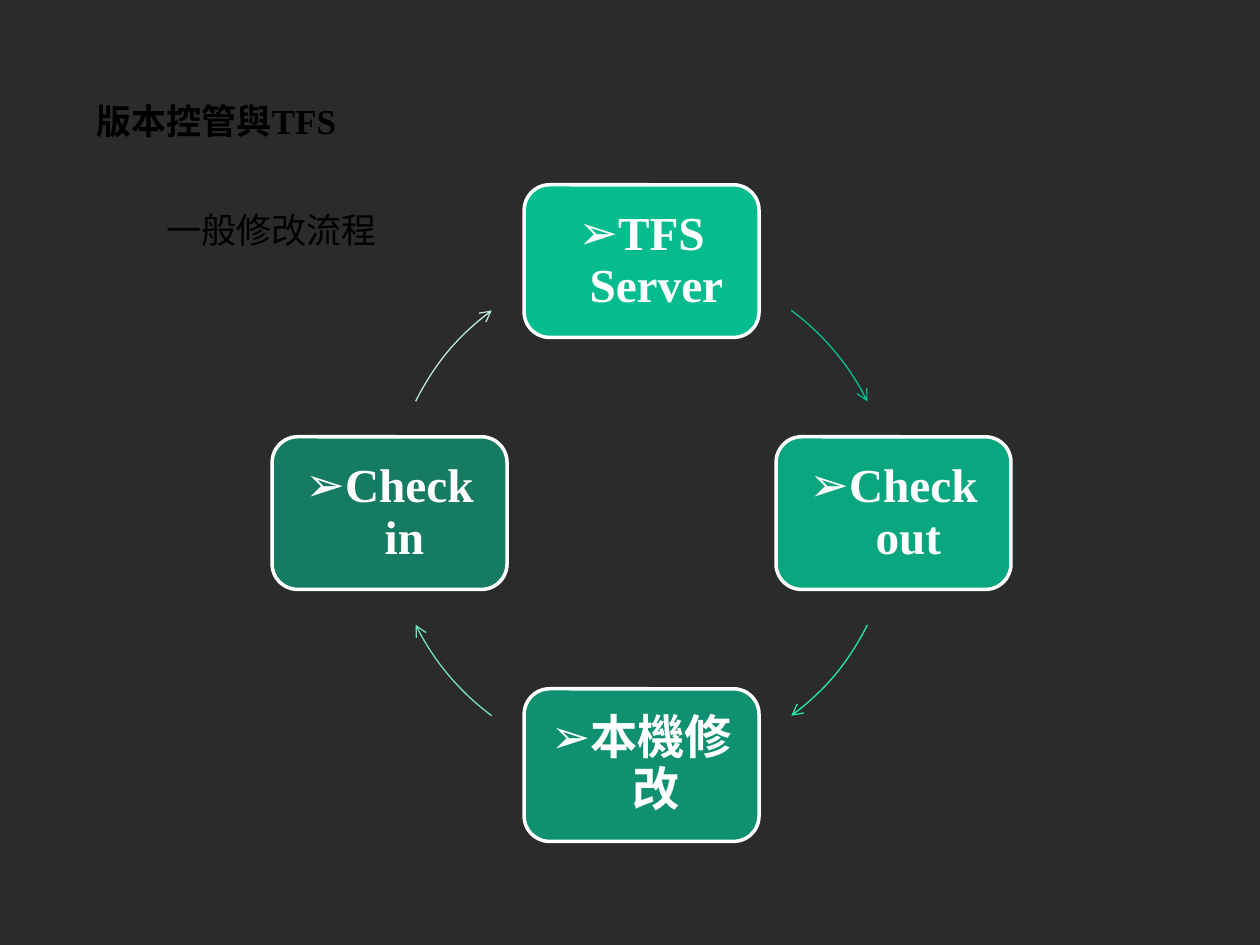
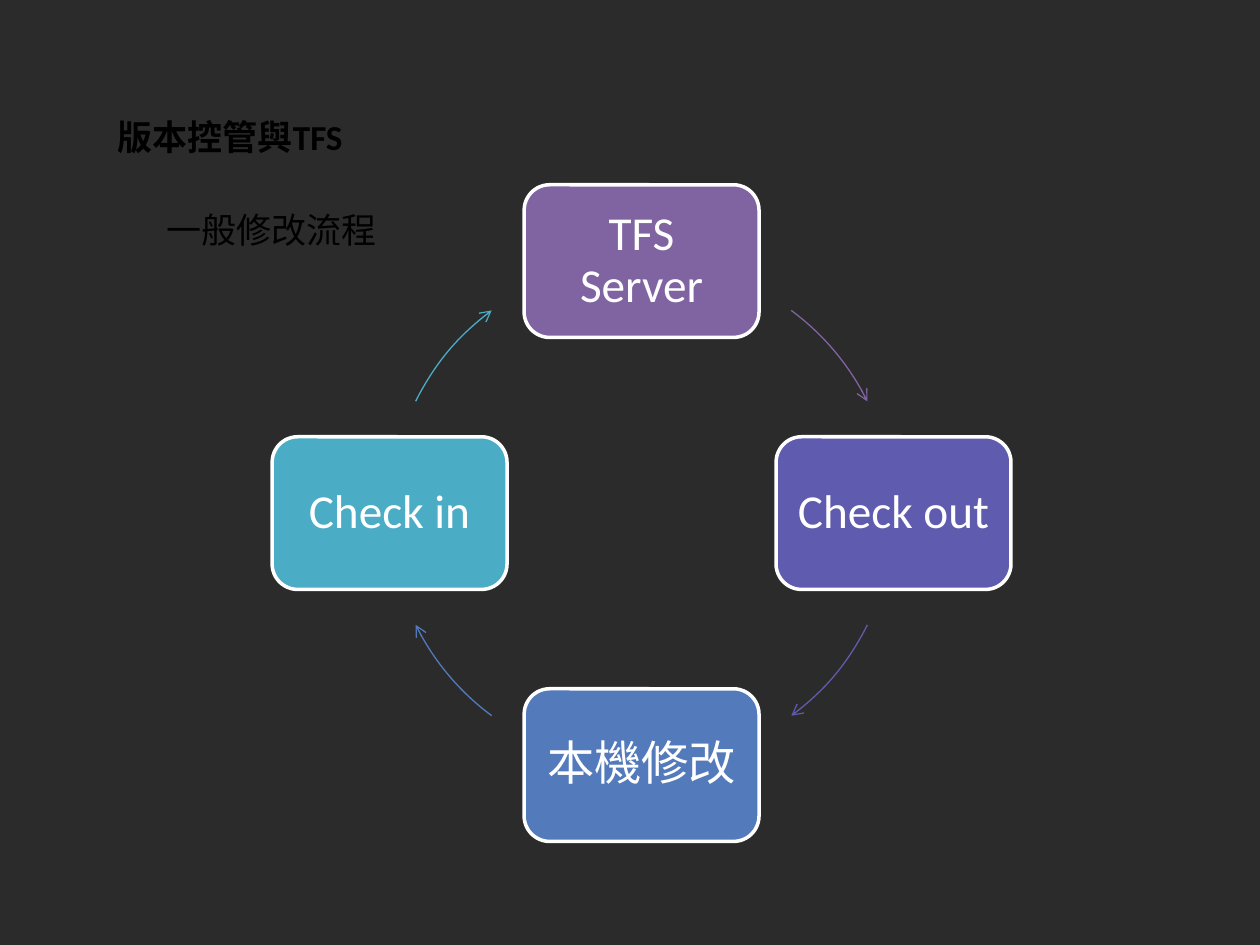
Before and after one commit to YiChiLin/TrainingPackage, a slide deck: slide 4 of 簡報及DB/.Net開發環境.pptx. Drawn at 1260x945 pixels with LibreOffice and Linux fonts; fonts in the diff are those of the drawing; background and template pictures are left out; a plain dark background stands for a picture behind light text. Boxes give left, top, right and bottom in pixels: in the first picture for what was removed or moved away, otherwise in the second. Text is boxed around its words. In the diff, an @@ line names an element or a change of style, - is before the commit and + after.

Commit message:
update ppt

```diff
--- a/簡報及DB/.Net開發環境.pptx
+++ b/簡報及DB/.Net開發環境.pptx
@@ title "版本控管與TFS": place and size @@
-title "版本控管與TFS" at (97, 105, 337, 137)
+title "版本控管與TFS" at (118, 121, 343, 153)
@@ title "版本控管與TFS" at (118, 121, 343, 153): font Times New Roman to Calibri @@
@@ rounded rectangle at (524, 185, 759, 338): fill #00CC99 at 90% opacity to #8064A2 @@
@@ freeform shape at (389, 261, 893, 765): outline #00C392 0.75 pt to #8064A2 0.75 pt @@
@@ freeform shape at (389, 261, 893, 765): outline #23EAAC 0.75 pt to #5F5BAE 0.75 pt @@
@@ freeform shape at (389, 261, 893, 765): outline #76E2BA 0.75 pt to #537ABA 0.75 pt @@
@@ freeform shape at (389, 261, 893, 765): outline #BCE7D4 0.75 pt to #4BACC6 0.75 pt @@
@@ rounded rectangle at (272, 437, 507, 590): fill #00CC99 at 50% opacity to #4BACC6 @@
@@ font Times New Roman to Calibri, bold off; bullet ➢ to none in 4 elements at (580, 219, 703, 303), (798, 495, 989, 529), (547, 740, 736, 784), (309, 495, 470, 529) @@
@@ rounded rectangle at (776, 437, 1011, 590): fill #00CC99 at 77% opacity to #5F5BAE @@
@@ rounded rectangle at (524, 689, 759, 842): fill #00CC99 at 63% opacity to #537ABA @@
```
Also in this commit, not shown: 12 other slides changed, 2 slides removed, 1 other file.
